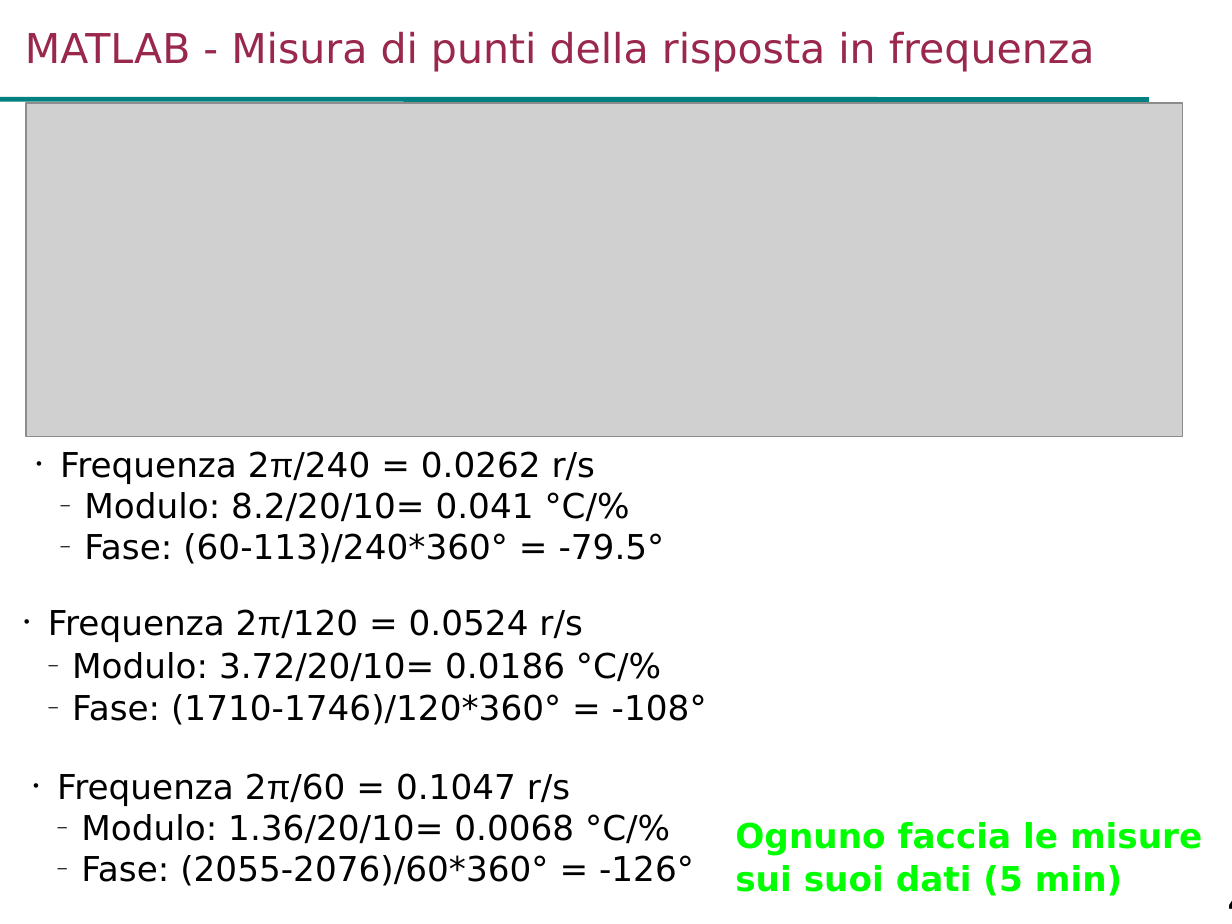
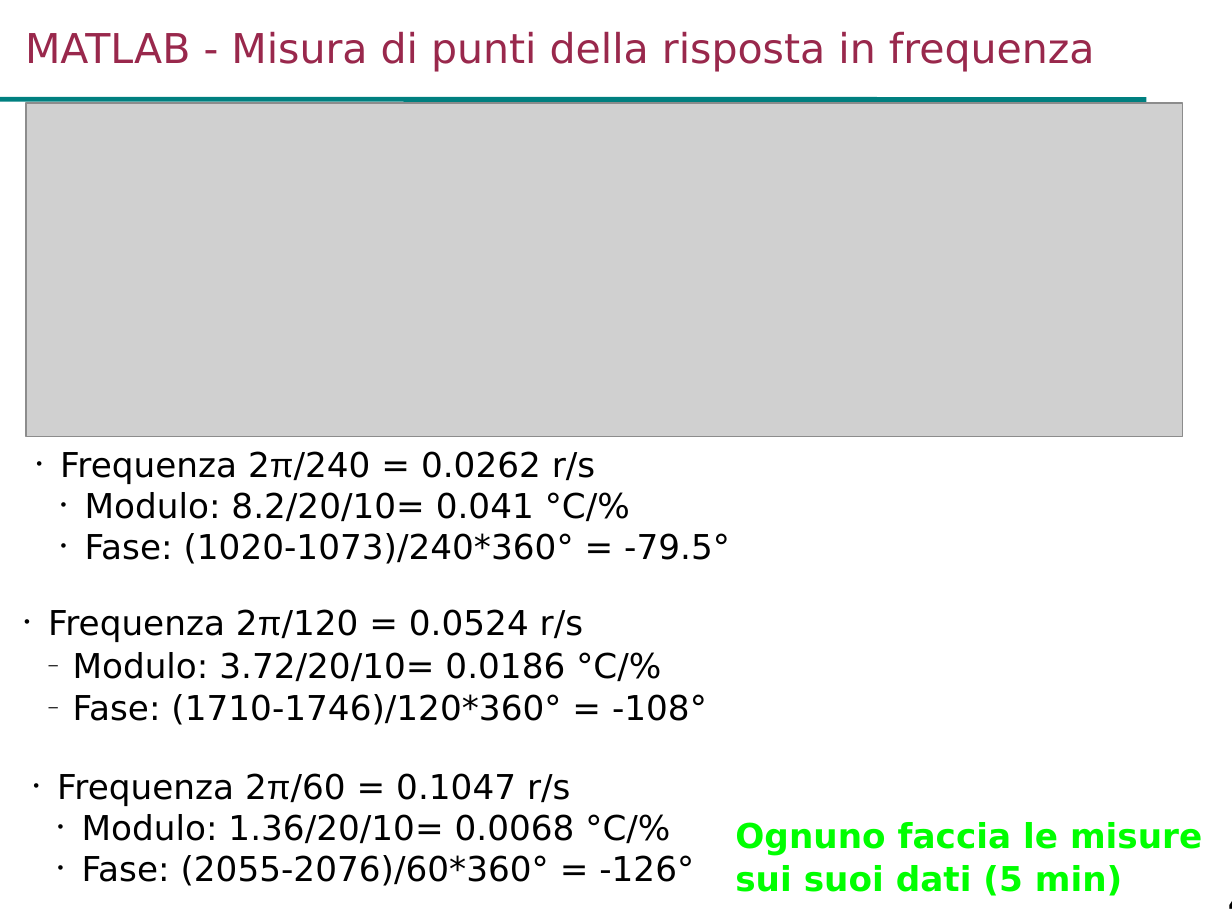
Before and after one commit to looms-polimi/FdA_Lab, a slide deck: slide 40 of FdA_courseware/FdA_Lab1.ppt. Drawn at 1232x924 pixels with LibreOffice and Linux fonts; fonts in the diff are those of the drawing; grey boxes stand for pictures; background and template pictures are left out. Boxes give left, top, right and bottom in pixels: in the first picture for what was removed or moved away, otherwise in the second. Text is boxed around its words. In the diff, an @@ line names an element or a change of style, - is before the commit and + after.

```diff
--- a/FdA_courseware/FdA_Lab1.ppt
+++ b/FdA_courseware/FdA_Lab1.ppt
@@ text at (60, 451, 630, 522): bullet – to • @@
@@ text at (85, 533, 730, 564): text changed @@
-  – Fase: (60-113)/240*360° = -79.5°
+  • Fase: (1020-1073)/240*360° = -79.5°
@@ text "Frequenza 2π/60 = 0.1047 r/s" at (57, 773, 694, 886): bullet – to • @@
```
Also in this commit, not shown: 16 other slides changed, 1 other file.
